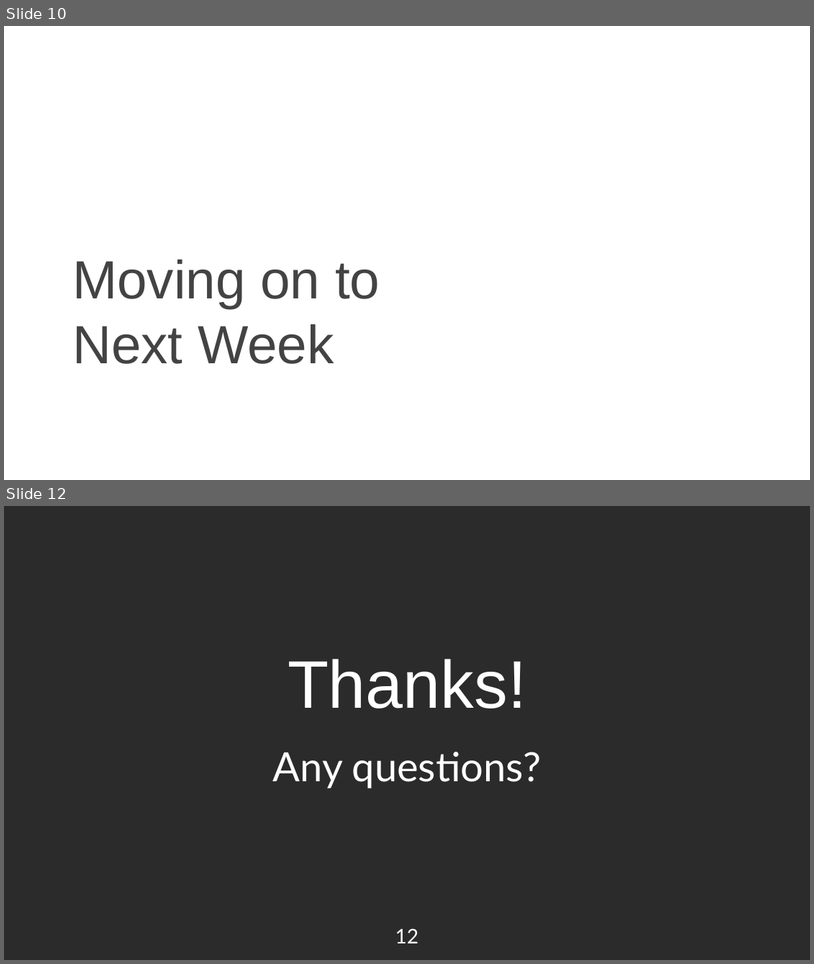
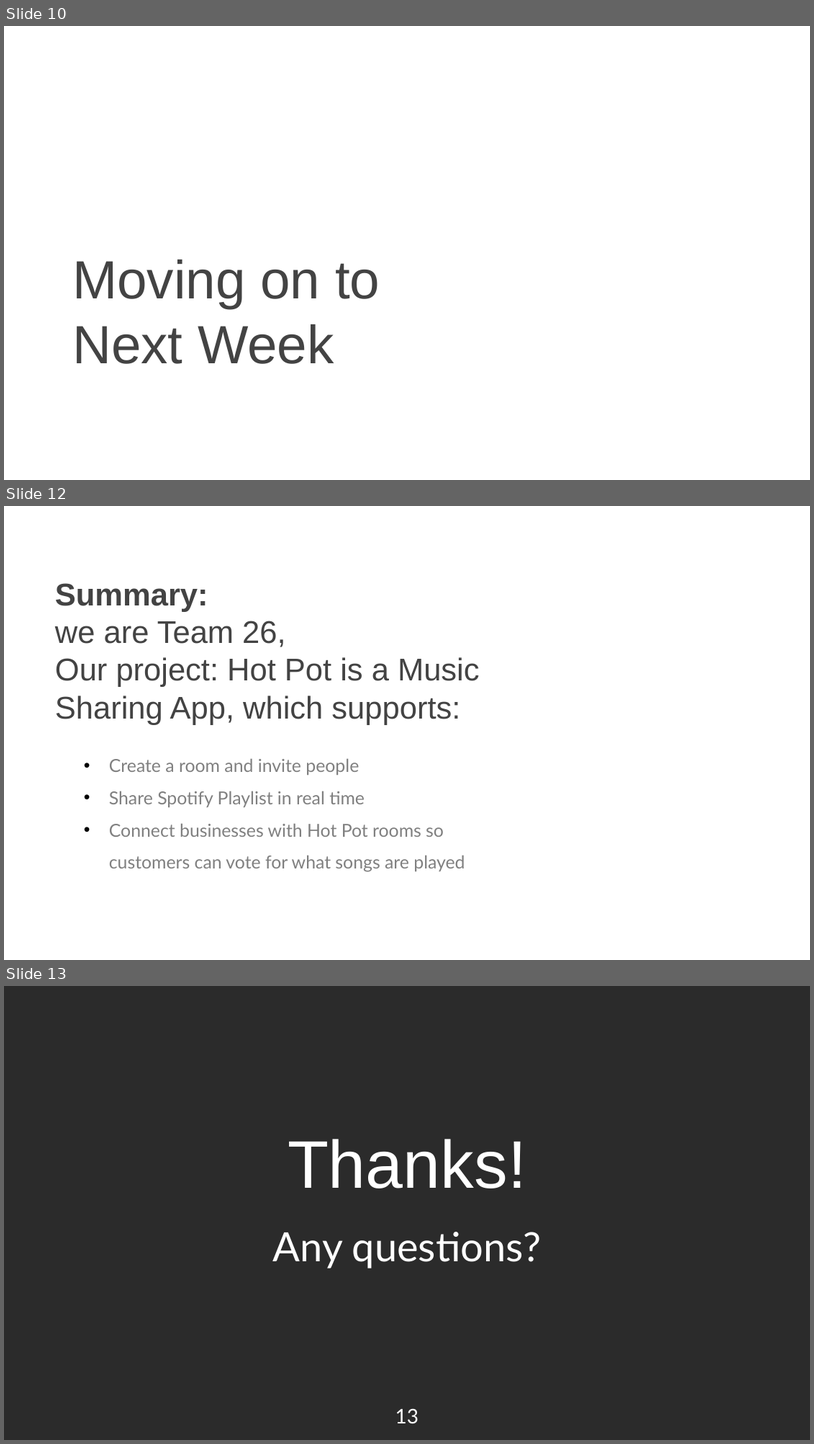
Before and after one commit to nkjack/17437-hot-pot-music-share, a slide deck: sprint-presentations/1105_WebApp_presentation.pptx. Shown one above the other, each under a label of ours: slides 10 and 12 before the commit, slides 10, 12 and 13 after it; the slides between them are not shown. The pictures are 814x964 and 814x1444 pixels, drawn with LibreOffice and Linux fonts; fonts in the diff are those of the drawing; background and template pictures are left out; a plain dark background stands for a picture behind light text. Boxes give left, top, right and bottom in pixels: in the first picture for what was removed or moved away, otherwise in the second. Text is boxed around its words. In the diff, an @@ line names an element or a change of style, - is before the commit and + after.

```diff
--- a/sprint-presentations/1105_WebApp_presentation.pptx
+++ b/sprint-presentations/1105_WebApp_presentation.pptx
@@ slide 12 added at bbox=[4, 506, 810, 960], background picture (left out) @@
@@ title added at bbox=[55, 620, 480, 725], 28 pt, text #434343 @@
+Summary:
+we are Team 26,
+Our project: Hot Pot is a Music Sharing App, which supports:
@@ text added at bbox=[109, 759, 465, 872], 16 pt, text #808080 @@
+• Create a room and invite people
+• Share Spotify Playlist in real time
+• Connect businesses with Hot Pot rooms so customers can vote for what songs are played
@@ page number added at bbox=[751, 918, 800, 952], 18 pt, text #FFFFFF @@
+12
@@ what was slide 12 is now slide 13 @@
@@ page number at bbox=[396, 1408, 419, 1424]: text changed @@
-12
+13
```
Also in this commit, not shown: 3 slides changed.
